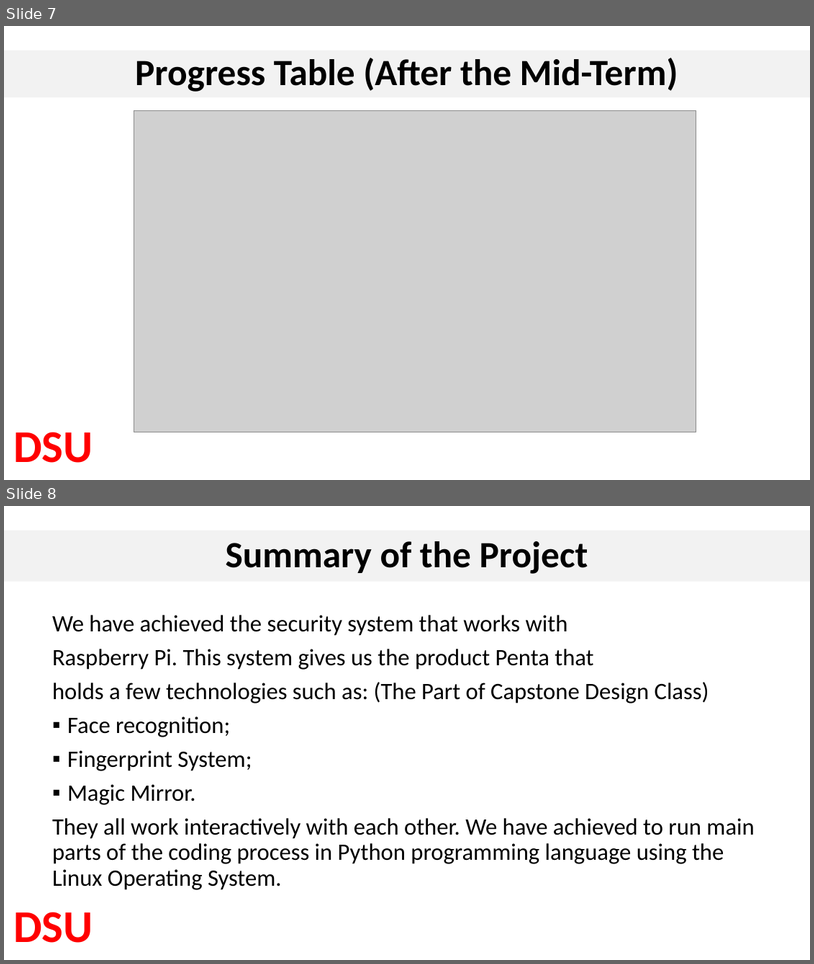
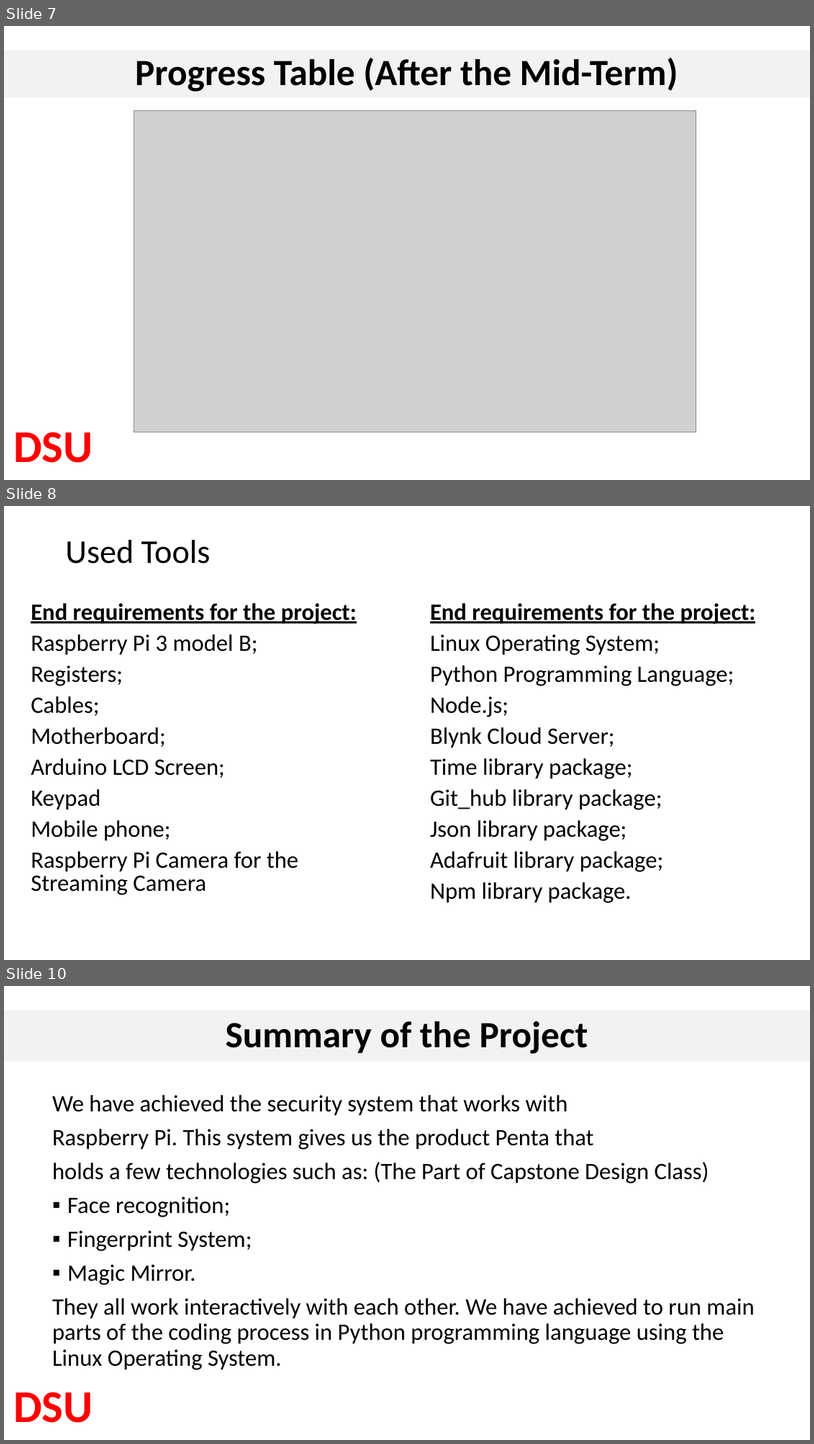
Before and after one commit to Sardor6628/Penta, a slide deck: presenatation/Capstone Design Final Presentation 2018.pptx. Shown one above the other, each under a label of ours: slides 7 and 8 before the commit, slides 7, 8 and 10 after it; the slides between them are not shown. The pictures are 814x964 and 814x1444 pixels, drawn with LibreOffice and Linux fonts; fonts in the diff are those of the drawing; grey boxes stand for pictures. Boxes give left, top, right and bottom in pixels: in the first picture for what was removed or moved away, otherwise in the second. Text is boxed around its words. In the diff, an @@ line names an element or a change of style, - is before the commit and + after.

```diff
--- a/presenatation/Capstone Design Final Presentation 2018.pptx
+++ b/presenatation/Capstone Design Final Presentation 2018.pptx
@@ slide 8 added at <box>4,506,810,960</box>, background #FFFFFF @@
@@ title added at <box>65,540,211,564</box>, 39.6 pt, text #000000 @@
+Used Tools
@@ text added at <box>31,603,357,895</box>, 28 pt, text #000000 @@
+End requirements for the project:
+Raspberry Pi 3 model B;
+Registers;
+Cables;
+Motherboard;
+Arduino LCD Screen;
+Keypad
+Mobile phone;
+Raspberry Pi Camera for the Streaming Camera
@@ text added at <box>430,603,756,903</box>, 28 pt, text #000000 @@
+End requirements for the project:
+Linux Operating System;
+Python Programming Language;
+Node.js;
+Blynk Cloud Server;
+Time library package;
+Git_hub library package;
+Json library package;
+Adafruit library package;
+Npm library package.
@@ what was slide 8 is now slide 10 @@
```
Also in this commit, not shown: 1 slide changed, 1 other slide added, 1 other file.
